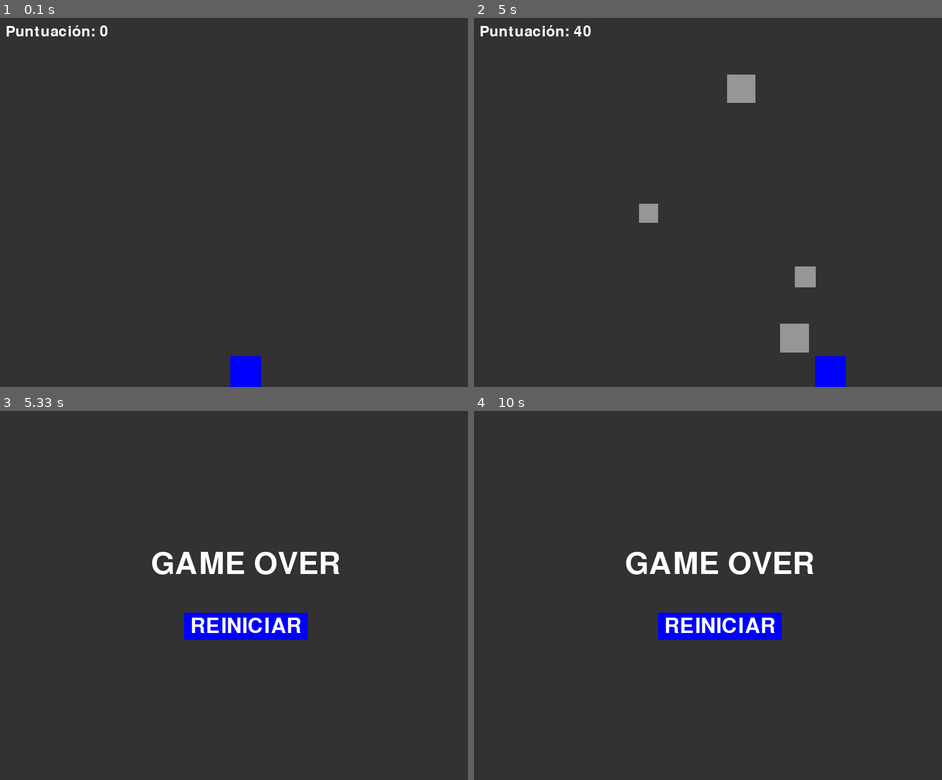
Above: before the commit, frames 1-4 (two rows, left to right).
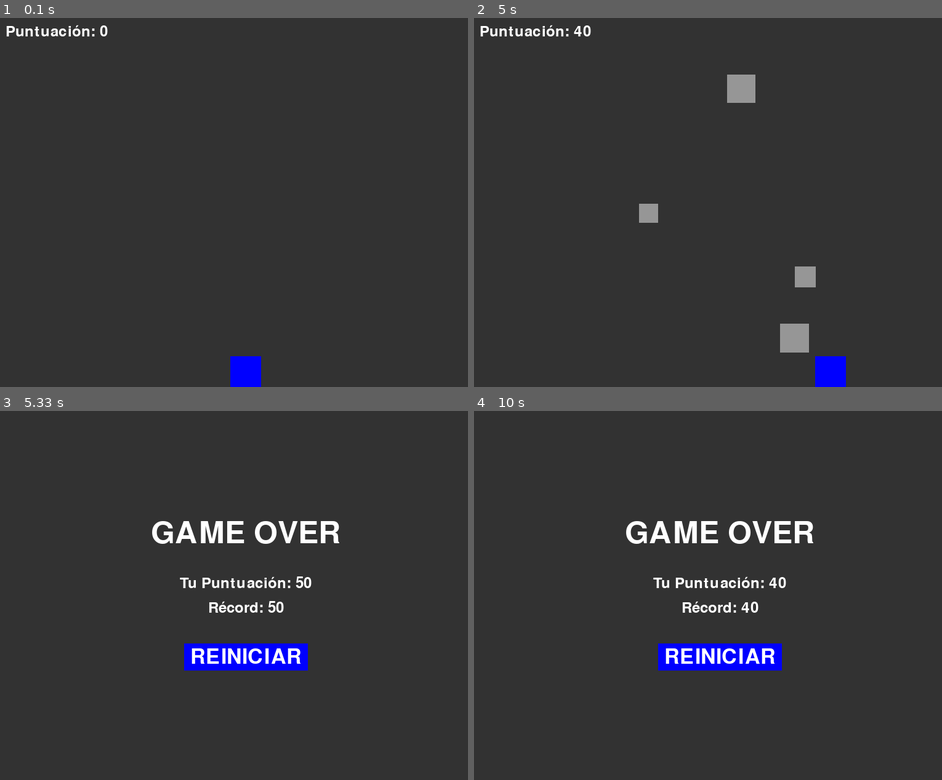
Above: after the commit, the same moments.

Repository: JonaaaDev/Curso
Game: pygame game, started from pygame/main.py
Two runs of this game, one before a commit and one after it. Both use one fixed random seed, a clock stepped at 60 frames per second and the inputs below.
Inputs (mouse positions are in pixels of both pictures, inside the frame that each line leads up to):
- Up to frame 1 (0.1 s): no input
- Up to frame 2 (5 s): hold Right 0.33-0.8 s; hold Right 0.83-1.3 s; hold Left 1.33-1.87 s; hold Left 1.9-2.3 s; hold Right 2.33-2.97 s; hold Left 3-3.47 s; hold Right 3.5-3.97 s; hold Right 4-4.47 s; hold Left from 4.5 s (still down)
- Up to frame 3 (5.33 s): release Left at 5.03 s; hold Left from 5.07 s (still down)
- Up to frame 4 (10 s): release Left at 5.47 s; click "REINICIAR" at 5.55 s; hold Right 5.83-6.47 s; move the mouse to (591, 458) at 5.87 s; hold Left 6.5-6.97 s; hold Right 7-7.47 s; hold Right 7.5-7.97 s; hold Left 8-8.53 s; hold Left 8.57-8.97 s; hold Right 9-9.63 s; hold Left from 9.67 s (still down)

Frames 1-2 are identical in both runs. In frame 3, 6.9% of the frame differs, in the area x 32-73%, y 29-71%; in frame 4, 6.9%.

Commit message:
feat: añadir sistema de récord y guardado en JSON en main.py

Diff:
--- a/pygame/main.py
+++ b/pygame/main.py
@@ -1,5 +1,8 @@
 import pygame
 import random
+import json
+import os
+
 from player import Player
 from mapa import draw_background, display_score
 from meteoritos import Meteorite
@@ -20,6 +23,9 @@
 
 GAME_OVER_FONT = pygame.font.Font(None, 74)
 RESTART_FONT = pygame.font.Font(None, 50)
+SCORE_FONT = pygame.font.Font(None, 36)
+
+SCORES_FILE = "pygame/high_score.json"
 
 PLAYING = 0
 GAME_OVER = 1
@@ -28,12 +34,34 @@
 player = Player()
 all_sprites = pygame.sprite.Group()
 meteorites = pygame.sprite.Group()
+score = 0
+high_score = 0
 
-score = 0
 meteorite_timer = pygame.USEREVENT + 1
 
+def load_high_score():
+    if os.path.exists(SCORES_FILE):
+        with open(SCORES_FILE, 'r') as f:
+            try:
+                data = json.load(f)
+                return data.get("high_score", 0)
+            except json.JSONDecodeError:
+                return 0
+    return 0
+
+def save_high_score(current_score):
+    global high_score
+    loaded_high_score = load_high_score()
+    if current_score > loaded_high_score:
+        high_score = current_score
+        with open(SCORES_FILE, 'w') as f:
+            json.dump({"high_score": high_score}, f)
+    else:
+        high_score = loaded_high_score
+
+
 def reset_game():
-    global player, all_sprites, meteorites, score, game_state
+    global player, all_sprites, meteorites, score, game_state, high_score
 
     player.kill()
     for sprite in all_sprites:
@@ -48,6 +76,7 @@
     game_state = PLAYING
     pygame.time.set_timer(meteorite_timer, 1000)
 
+high_score = load_high_score()
 reset_game()
 pygame.time.set_timer(meteorite_timer, 1000)
 
@@ -76,6 +105,7 @@
             print("¡Game Over!")
             game_state = GAME_OVER
             pygame.time.set_timer(meteorite_timer, 0)
+            save_high_score(score)
 
     draw_background(screen)
 
@@ -84,11 +114,20 @@
         display_score(screen, score)
     elif game_state == GAME_OVER:
         game_over_text = GAME_OVER_FONT.render("GAME OVER", True, WHITE)
-        game_over_rect = game_over_text.get_rect(center=(SCREEN_WIDTH // 2, SCREEN_HEIGHT // 2 - 50))
+        game_over_rect = game_over_text.get_rect(center=(SCREEN_WIDTH // 2, SCREEN_HEIGHT // 2 - 100))
         screen.blit(game_over_text, game_over_rect)
 
+        final_score_text = SCORE_FONT.render(f"Tu Puntuación: {score}", True, WHITE)
+        final_score_rect = final_score_text.get_rect(center=(SCREEN_WIDTH // 2, SCREEN_HEIGHT // 2 - 20))
+        screen.blit(final_score_text, final_score_rect)
+
+        high_score_text = SCORE_FONT.render(f"Récord: {high_score}", True, WHITE)
+        high_score_rect = high_score_text.get_rect(center=(SCREEN_WIDTH // 2, SCREEN_HEIGHT // 2 + 20))
+        screen.blit(high_score_text, high_score_rect)
+
+
         restart_text = RESTART_FONT.render("REINICIAR", True, WHITE)
-        restart_button_rect = restart_text.get_rect(center=(SCREEN_WIDTH // 2, SCREEN_HEIGHT // 2 + 50))
+        restart_button_rect = restart_text.get_rect(center=(SCREEN_WIDTH // 2, SCREEN_HEIGHT // 2 + 100))
 
         pygame.draw.rect(screen, BLUE, restart_button_rect.inflate(20, 10))
         screen.blit(restart_text, restart_button_rect)
